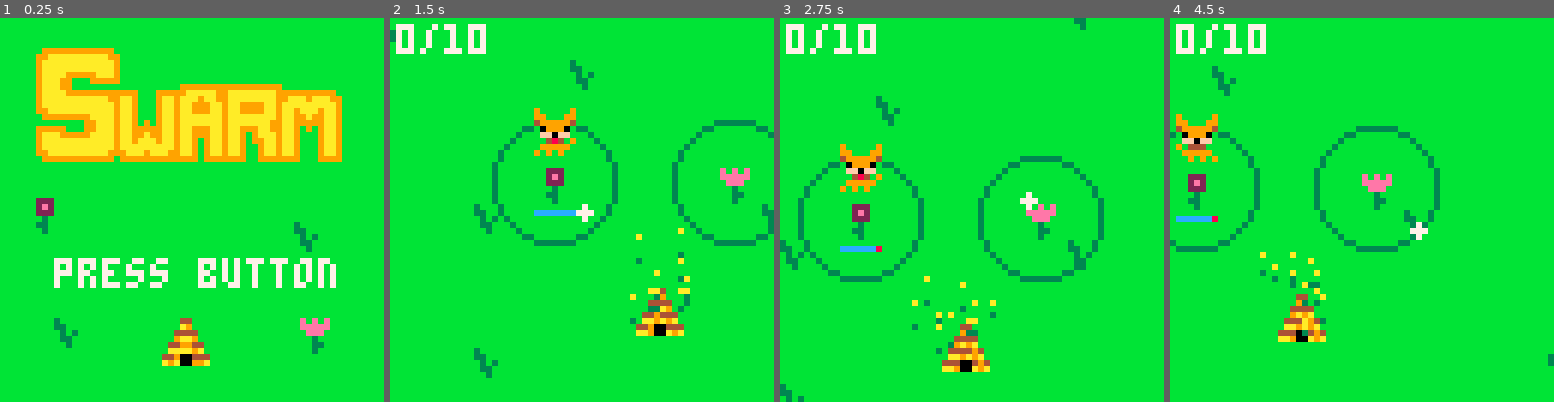
Above: before the commit, frames 1-4 (left to right).
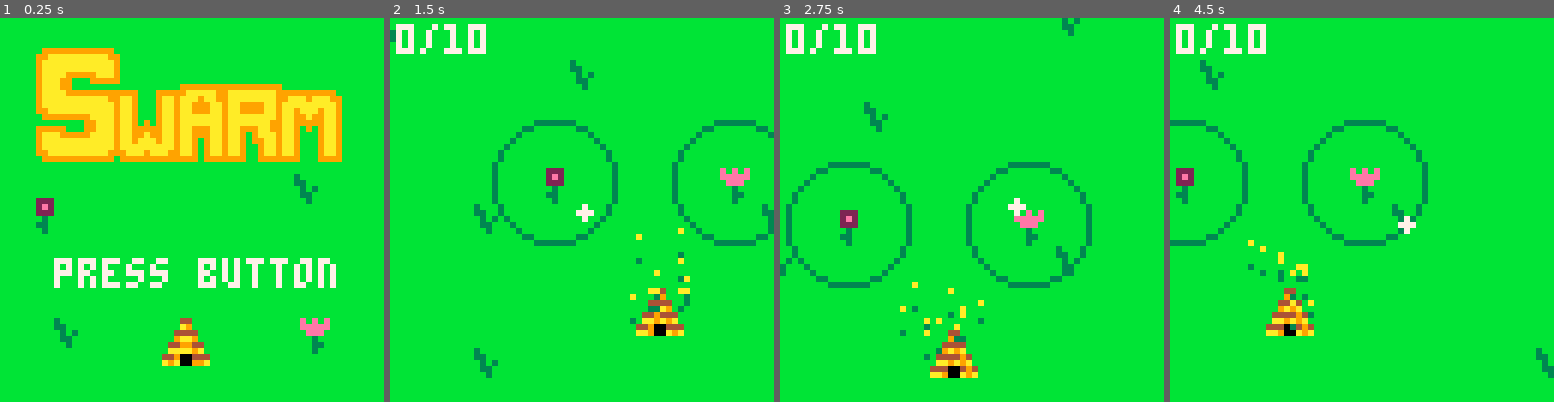
Above: after the commit, the same moments.

Repository: greysonp/swarm
Game: PICO-8 cartridge bees.p8
Two runs of this game, one before a commit and one after it. Both use one fixed random seed, a clock stepped at 60 frames per second and the inputs below.
Inputs:
- Up to frame 1 (0.25 s): no input
- Up to frame 2 (1.5 s): tap X (X key) at 0.33, 1.07 s; tap O (Z key) at 0.7 s
- Up to frame 3 (2.75 s): hold Right 1.6-2.1 s; tap O (Z key) at 1.7, 2.1, 2.5 s; tap X (X key) at 1.85 s; hold Up 2.15-2.42 s; hold Right from 2.47 s (still down)
- Up to frame 4 (4.5 s): tap O (Z key) every 0.4 s from 2.9 to 4.1 s; tap X (X key) at 2.97, 4.08 s; release Right at 3.03 s; hold Left 3.08-3.58 s; hold Down 3.63-3.97 s; hold Right from 4.02 s (still down)

The runs differ from the first frame. In frame 1, 0.4% of the frame differs, in the area x 76-83%, y 40-61%; in frame 2, 1.0%; in frame 3, 10%, in the area x 0-85%, y 0-100%; in frame 4, 8.8%.

Commit message:
Fixed map shared space bug.

Diff:
--- a/bees.p8
+++ b/bees.p8
@@ -17,7 +17,7 @@
 startbees = 10
 stagewidth = 256
 stageheight = 256
-camlag = .07 -- constant we use as 't' in low-pass filter calculation
+camlag = .1 -- constant we use as 't' in low-pass filter calculation
 beehive_layer = 1
 anchor_layer = beehive_layer + 1
 enemy_layer = anchor_layer + 1
@@ -64,9 +64,6 @@
     local bee = newbee(random(beehive.pos.x - 5, beehive.pos.x + 5), random(beehive.pos.y - 5, beehive.pos.y + 5), beehive)
     addbee(bee)
   end
-
-  -- add an enemy
-  addenemy(newenemy(110, 100))
 end
 
 function _update()
@@ -120,10 +117,15 @@
   cam.y = min(stageheight - cam.height, cam.y)
 
   camera(cam.x, cam.y)
+
+  -- spawn enemies
+  if time % 60 == 0 then
+    spawnenemy()
+  end
 end
 
 function _drawtitle()
-  map(0, 34, 0, 0, 8, 8)
+  map(34, 0, 0, 0, 8, 8)
   spr(192, 6, 5, 7, 3)
   spr(32, 5, 30)
   spr(33, 50, 50)
@@ -161,7 +163,17 @@
   add(stage, bee)
 end
 
-function addenemy(enemy)
+function spawnenemy()
+  local x = random(0, stagewidth)
+  local y = random(0, stageheight)
+
+  if x <= stagewidth/2 then x = -5
+  else x = stagewidth + 5 end
+
+  if y <= stageheight/2 then y = -5
+  else y = stageheight + 5 end
+
+  local enemy = newenemy(x, y)
   add(enemies, enemy)
   add(stage, enemy)
 end
@@ -933,25 +945,25 @@
 00000000000000000000000000000000000000000000000000000000000000000000000000000000000000000000000000000000000000000000000000000000
 00000000000000000000000000000000000000000000000000000000000000000000000000000000000000000000000000000000000000000000000000000000
 00000000000000000000000000000000000000000000000000000000000000000000000000000000000000000000000000000000000000000000000000000000
-00000000000000000000000000000000000000000000000000000000000000000000000000000000000000000000000000000000000000000000000000000000
-00000000000000000000000000000000000000000000000000000000000000000000000000000000000000000000000000000000000000000000000000000000
-00000000000000000000000000000000000000000000000000000000000000000000000000000000000000000000000000000000000000000000000000000000
-00000000000000000000000000000000000000000000000000000000000000000000000000000000000000000000000000000000000000000000000000000000
-10101010101010100000000000000000000000000000000000000000000000000000000000000000000000000000000000000000000000000000000000000000
-00000000000000000000000000000000000000000000000000000000000000000000000000000000000000000000000000000000000000000000000000000000
-10101010101010100000000000000000000000000000000000000000000000000000000000000000000000000000000000000000000000000000000000000000
-00000000000000000000000000000000000000000000000000000000000000000000000000000000000000000000000000000000000000000000000000000000
-10101010101010100000000000000000000000000000000000000000000000000000000000000000000000000000000000000000000000000000000000000000
-00000000000000000000000000000000000000000000000000000000000000000000000000000000000000000000000000000000000000000000000000000000
-10101010101010100000000000000000000000000000000000000000000000000000000000000000000000000000000000000000000000000000000000000000
-00000000000000000000000000000000000000000000000000000000000000000000000000000000000000000000000000000000000000000000000000000000
-10101010101020100000000000000000000000000000000000000000000000000000000000000000000000000000000000000000000000000000000000000000
-00000000000000000000000000000000000000000000000000000000000000000000000000000000000000000000000000000000000000000000000000000000
-10101010101010100000000000000000000000000000000000000000000000000000000000000000000000000000000000000000000000000000000000000000
-00000000000000000000000000000000000000000000000000000000000000000000000000000000000000000000000000000000000000000000000000000000
-10201010101010100000000000000000000000000000000000000000000000000000000000000000000000000000000000000000000000000000000000000000
-00000000000000000000000000000000000000000000000000000000000000000000000000000000000000000000000000000000000000000000000000000000
-10101010101010100000000000000000000000000000000000000000000000000000000000000000000000000000000000000000000000000000000000000000
+00800000800000000080000088888000000000000000000000000000000000000000000000000000000000000000000000000000000000000000000000000000
+08800000880000000888000008880000000000000000000000000000000000000000000000000000000000000000000000000000000000000000000000000000
+88800000888000008888800000800000000000000000000000000000000000000000000000000000000000000000000000000000000000000000000000000000
+08800000880000000000000000000000000000000000000000000000000000000000000000000000000000000000000000000000000000000000000000000000
+00800000800000000000000000000000000000000000000000000000000000000000000000000000000000000000000000000000000000000000000000000000
+00000000000000000000000000000000000000000000000000000000000000000000000000000000000000000000000000000000000000000000000000000000
+00000000000000000000000000000000000000000000000000000000000000000000000000000000000000000000000000000000000000000000000000000000
+00000000000000000000000000000000000000000000000000000000000000000000000000000000000000000000000000000000000000000000000000000000
+00000000000000000000000000000000000000000000000000000000000000000000000000000000000000000000000000000000000000000000000000000000
+00000000000000000000000000000000000000000000000000000000000000000000000000000000000000000000000000000000000000000000000000000000
+00000000000000000000000000000000000000000000000000000000000000000000000000000000000000000000000000000000000000000000000000000000
+00000000000000000000000000000000000000000000000000000000000000000000000000000000000000000000000000000000000000000000000000000000
+00000000000000000000000000000000000000000000000000000000000000000000000000000000000000000000000000000000000000000000000000000000
+00000000000000000000000000000000000000000000000000000000000000000000000000000000000000000000000000000000000000000000000000000000
+00000000000000000000000000000000000000000000000000000000000000000000000000000000000000000000000000000000000000000000000000000000
+00000000000000000000000000000000000000000000000000000000000000000000000000000000000000000000000000000000000000000000000000000000
+00000000000000000000000000000000000000000000000000000000000000000000000000000000000000000000000000000000000000000000000000000000
+00000000000000000000000000000000000000000000000000000000000000000000000000000000000000000000000000000000000000000000000000000000
+00000000000000000000000000000000000000000000000000000000000000000000000000000000000000000000000000000000000000000000000000000000
 00000000000000000000000000000000000000000000000000000000000000000000000000000000000000000000000000000000000000000000000000000000
 00000000000000000000000000000000000000000000000000000000000000000000000000000000000000000000000000000000000000000000000000000000
 00000000000000000000000000000000000000000000000000000000000000000000000000000000000000000000000000000000000000000000000000000000
@@ -1001,14 +1013,14 @@
 0000000000000000000000000000000020000000000000000000000000000000000000000000000000000000000000000000000000000000000000000000000000000000000000000000000000000000000000000000000000000000000000000000000000000000000000000000000000000000000000000000000000000000
 0000000000000000000000000000000000000000000000000000000000000000000000000000000000000000000000000000000000000000000000000000000000000000000000000000000000000000000000000000000000000000000000000000000000000000000000000000000000000000000000000000000000000000
 __map__
-0101010101010101010101010101010201010101010101010101010201010101ffffffffffffffffffffffffffff00000000000000000000000000000000000000000000000000000000000000000000000000000000000000000000000000000000000000000000000000000000000000000000000000000000000000000000
-0101020101010101010101020101010101010101010201010101010101010101ffffffffffffffffffffffffffff00000000000000000000000000000000000000000000000000000000000000000000000000000000000000000000000000000000000000000000000000000000000000000000000000000000000000000000
-0101010101010101010101010101010101010101010101010102010101020101ffffffffffffffffffffffffffffffffffffffffff000000000000000000000000000000000000000000000000000000000000000000000000000000000000000000000000000000000000000000000000000000000000000000000000000000
-0101010101010102010101010101010101010201010101010101010101010101ffffffffffffffffffffffffffffffffffffffffff000000000000000000000000000000000000000000000000000000000000000000000000000000000000000000000000000000000000000000000000000000000000000000000000000000
-0201010101010101010101010101020101010101010101010101010101010101ffffffffffffffffffffffffffffffffffffffffff000000000000000000000000000000000000000000000000000000000000000000000000000000000000000000000000000000000000000000000000000000000000000000000000000000
-0101010101010101010101010101010101010101010102010101010101010101ffffffffffffffffffffffffffffffffffffffffff000000000000000000000000000000000000000000000000000000000000000000000000000000000000000000000000000000000000000000000000000000000000000000000000000000
-0101010101010101010101010201010101010201010101010101010101010201ffffffffffffffffffffffffffffffffffffffffff000000000000000000000000000000000000000000000000000000000000000000000000000000000000000000000000000000000000000000000000000000000000000000000000000000
-0101020101010101020101010101010101010101010101010102010101010101ffffffffffffffffffffffffffffffffffffffffff000000000000000000000000000000000000000000000000000000000000000000000000000000000000000000000000000000000000000000000000000000000000000000000000000000
+0101010101010101010101010101010201010101010101010101010201010101ffff0101010101010101ffffffffffffffffffffff000000000000000000000000000000000000000000000000000000000000000000000000000000000000000000000000000000000000000000000000000000000000000000000000000000
+0101020101010101010101020101010101010101010201010101010101010101ffff0101010101010101ffffffffffffffffffffff000000000000000000000000000000000000000000000000000000000000000000000000000000000000000000000000000000000000000000000000000000000000000000000000000000
+0101010101010101010101010101010101010101010101010102010101020101ffff0101010101010101ffffffffffffffffffffff000000000000000000000000000000000000000000000000000000000000000000000000000000000000000000000000000000000000000000000000000000000000000000000000000000
+0101010101010102010101010101010101010201010101010101010101010101ffff0101010101010201ffffffffffffffffffffff000000000000000000000000000000000000000000000000000000000000000000000000000000000000000000000000000000000000000000000000000000000000000000000000000000
+0201010101010101010101010101020101010101010101010101010101010101ffff0101010101010101ffffffffffffffffffffff000000000000000000000000000000000000000000000000000000000000000000000000000000000000000000000000000000000000000000000000000000000000000000000000000000
+0101010101010101010101010101010101010101010102010101010101010101ffff0101010101010101ffffffffffffffffffffff000000000000000000000000000000000000000000000000000000000000000000000000000000000000000000000000000000000000000000000000000000000000000000000000000000
+0101010101010101010101010201010101010201010101010101010101010201ffff0102010101010101ffffffffffffffffffffff000000000000000000000000000000000000000000000000000000000000000000000000000000000000000000000000000000000000000000000000000000000000000000000000000000
+0101020101010101020101010101010101010101010101010102010101010101ffff0101010101010101ffffffffffffffffffffff000000000000000000000000000000000000000000000000000000000000000000000000000000000000000000000000000000000000000000000000000000000000000000000000000000
 0101010101010101010101010101010101010101010101010101010101010101ffffffffffffffffffffffffffffffffffffffffff000000000000000000000000000000000000000000000000000000000000000000000000000000000000000000000000000000000000000000000000000000000000000000000000000000
 0101010101010101010101010101010101010201010101010101010101010101ffffffffffffffffffffffffffffffffffffffffff000000000000000000000000000000000000000000000000000000000000000000000000000000000000000000000000000000000000000000000000000000000000000000000000000000
 0101010101010101010102010101010101010101010101010101010101010201ffffffffffffffffffffffffffffffffffffffffff000000000000000000000000000000000000000000000000000000000000000000000000000000000000000000000000000000000000000000000000000000000000000000000000000000
